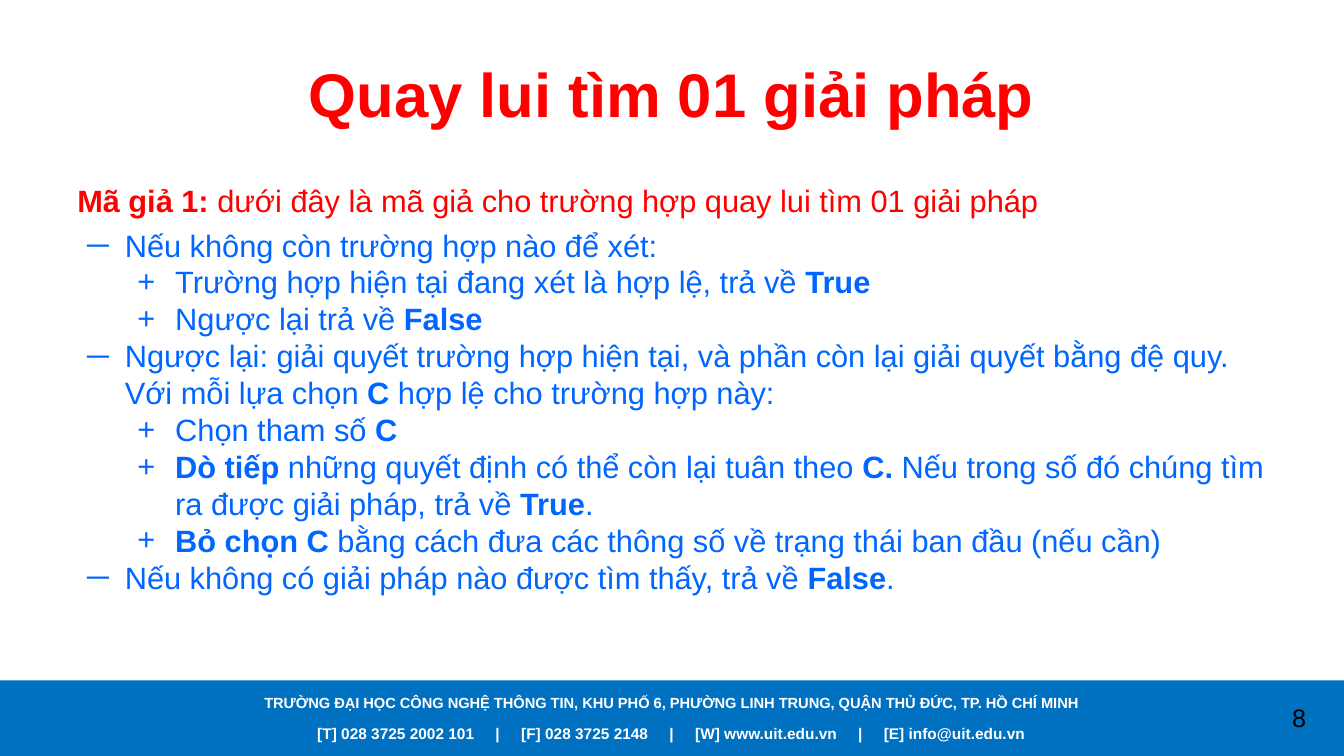
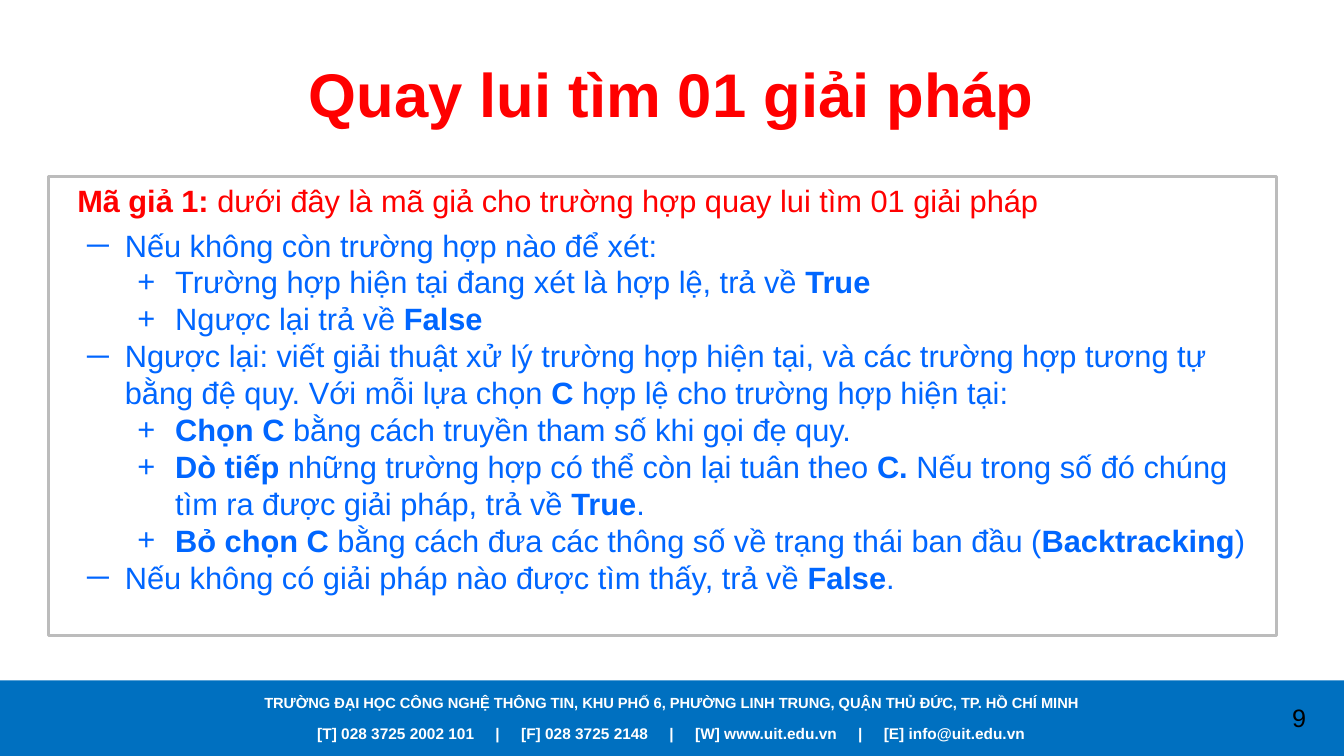
Before and after one commit to caodoanh2001/CS112.L21.KHMT, a slide deck: slide 9 of Seminar/Backtracking.pptx (slide 8 before the commit). Drawn at 1344x756 pixels with LibreOffice and Linux fonts; fonts in the diff are those of the drawing; background and template pictures are left out. Boxes give left, top, right and bottom in pixels: in the first picture for what was removed or moved away, otherwise in the second. Text is boxed around its words. In the diff, an @@ line names an element or a change of style, - is before the commit and + after.

Commit message:
'final'

```diff
--- a/Seminar/Backtracking.pptx
+++ b/Seminar/Backtracking.pptx
@@ rectangle added at (48, 176, 1277, 636), outline #BDBDBD 2 pt @@
@@ text at (125, 343, 1245, 558): text changed @@
-─ Ngược lại: giải quyết trường hợp hiện tại, và phần còn lại giải quyết bằng đệ quy. Với mỗi lựa chọn C hợp lệ cho trường hợp này:
-  + Chọn tham số C
-  + Dò tiếp những quyết định có thể còn lại tuân theo C. Nếu trong số đó chúng tìm ra được giải pháp, trả về True.
-  + Bỏ chọn C bằng cách đưa các thông số về trạng thái ban đầu (nếu cần)
+─ Ngược lại: viết giải thuật xử lý trường hợp hiện tại, và các trường hợp tương tự bằng đệ quy. Với mỗi lựa chọn C hợp lệ cho trường hợp hiện tại:
+  + Chọn C bằng cách truyền tham số khi gọi đẹ quy.
+  + Dò tiếp những trường hợp có thể còn lại tuân theo C. Nếu trong số đó chúng tìm ra được giải pháp, trả về True.
+  + Bỏ chọn C bằng cách đưa các thông số về trạng thái ban đầu (Backtracking)
@@ page number at (1292, 709, 1306, 728): text changed @@
-8
+9
```
Also in this commit, not shown: 7 other slides changed, 4 slides added, 2 slides removed.
